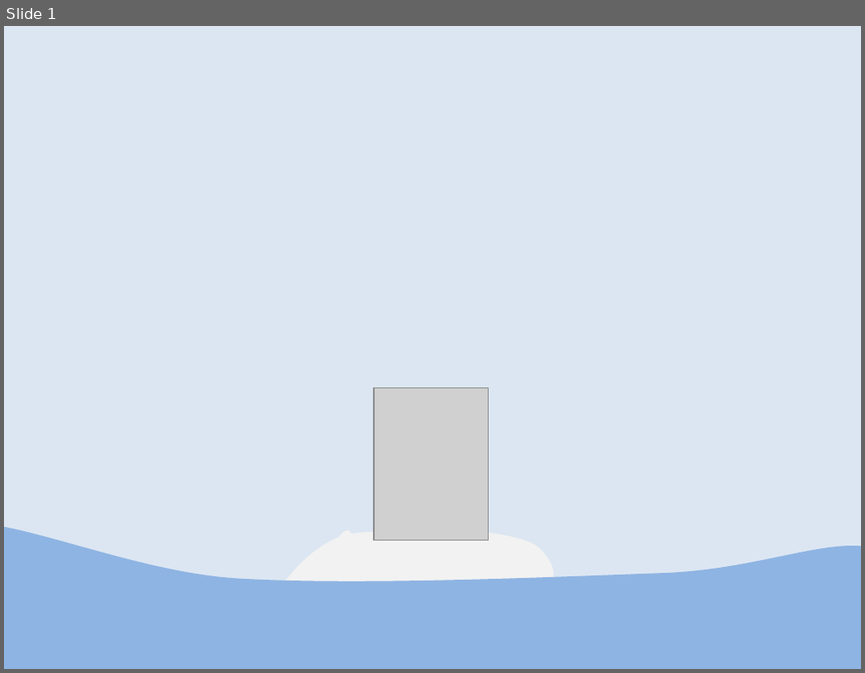
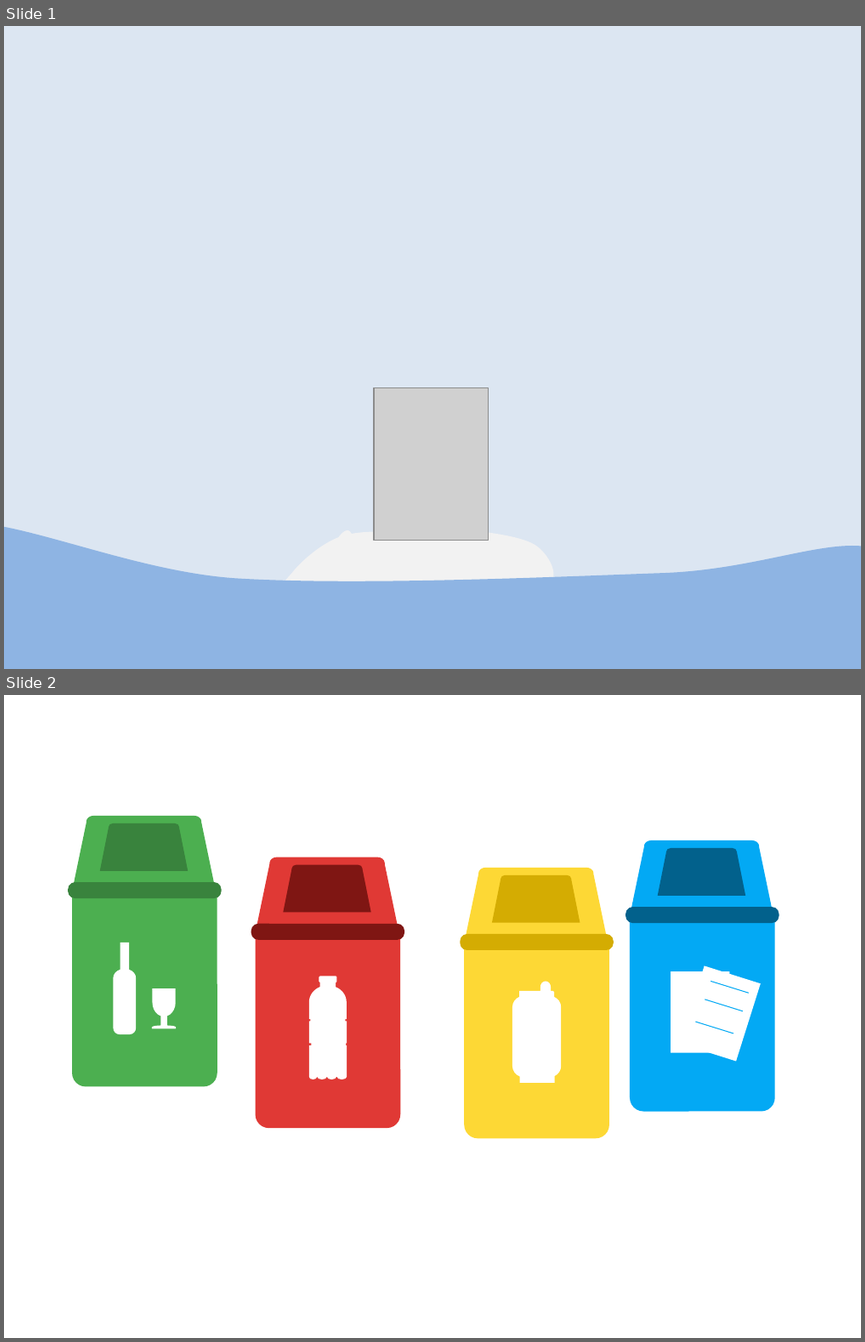
Before and after one commit to gustavoFG28/Ludit, a slide deck: Historias/jogos.pptx. Shown one above the other, each under a label of ours: slide 1 before the commit, slides 1 and 2 after it. The pictures are 865x673 and 865x1342 pixels, drawn with LibreOffice and Linux fonts; fonts in the diff are those of the drawing; grey boxes stand for pictures. Boxes give left, top, right and bottom in pixels: in the first picture for what was removed or moved away, otherwise in the second. Text is boxed around its words. In the diff, an @@ line names an element or a change of style, - is before the commit and + after.

```diff
--- a/Historias/jogos.pptx
+++ b/Historias/jogos.pptx
@@ slide 2 added at [4,695,861,1338], background #FFFFFF @@
@@ group added at [69,816,222,1087]: 3 freeform shapes, 2 rounded rectangles, 2 flow chart delays, 1 rectangle @@
@@ group added at [250,857,404,1143]: 3 freeform shapes, 3 rounded rectangles @@
@@ group added at [460,868,613,1138]: 3 freeform shapes, 2 rounded rectangles @@
@@ group added at [625,840,778,1111]: 3 lines, 2 freeform shapes, 2 rounded rectangles, 2 rectangles @@
```
Also in this commit, not shown: 1 other slide added, 1 slide removed, 2 other files.
